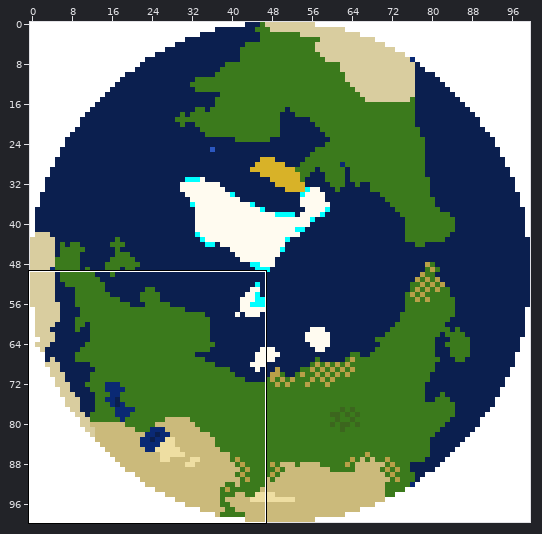
Edited in one commit: sprite sheet (assets/earth.png). Above, an overview of the earlier version with the close-up marked.
Close-up. Earlier state:
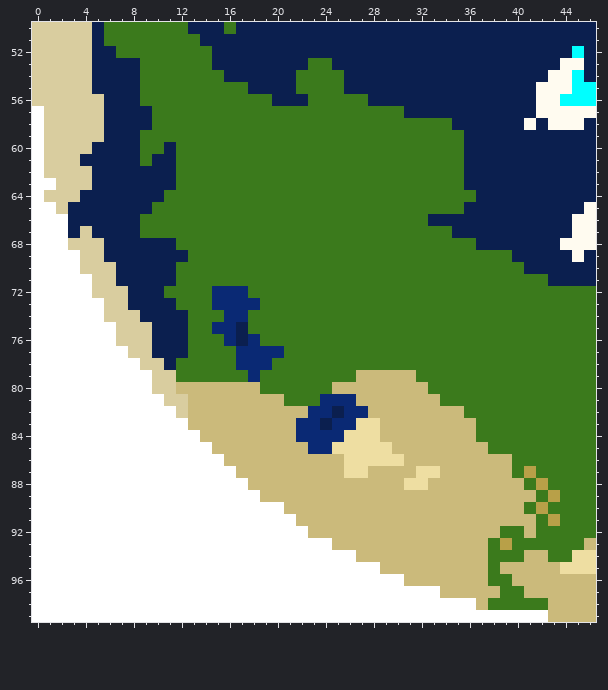
The file is 100x100 pixels. Pixels under 10% opacity are left out. Shown: x 0..46, y 50..99. The commit also changed other parts of the picture, which this record leaves out.
New version:
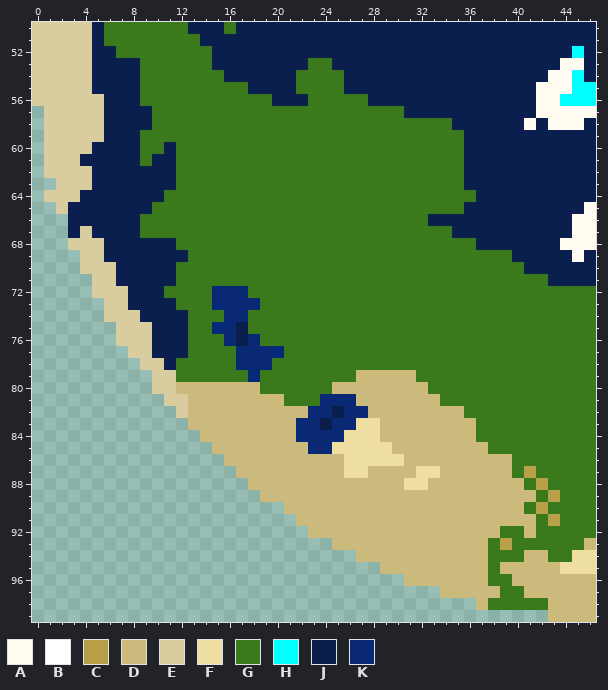
Palette (. is transparent): A #fffbf0  B #ffffff  C #b8a048  D #cbba7b  E #d9cd9f  F #eedea2  G #3b7a1c  H #00ffff  J #0b1f4f  K #0a2974
Change:
@@ x 0..46 @@
  56 EEEEEEJJJGGGGGGGGGGGJJJGGGGGJJJJJJJJJJJJJJAAHHH
- 57 BEEEEEJJJJGGGGGGGGGGGGGGGGGGGGGJJJJJJJJJJJAAAAA
- 58 BEEEEEJJJJGGGGGGGGGGGGGGGGGGGGGGGGGJJJJJJAJAAAJ
- 59 BEEEEEJJJGGGGGGGGGGGGGGGGGGGGGGGGGGGJJJJJJJJJJJ
- 60 BEEEEJJJJGGJGGGGGGGGGGGGGGGGGGGGGGGGJJJJJJJJJJJ
- 61 BEEEJJJJJGJJGGGGGGGGGGGGGGGGGGGGGGGGJJJJJJJJJJJ
- 62 BEEEEJJJJJJJGGGGGGGGGGGGGGGGGGGGGGGGJJJJJJJJJJJ
- 63 BBEEEJJJJJJJGGGGGGGGGGGGGGGGGGGGGGGGJJJJJJJJJJJ
- 64 BEEEJJJJJJJGGGGGGGGGGGGGGGGGGGGGGGGGGJJJJJJJJJJ
- 65 BBEJJJJJJJGGGGGGGGGGGGGGGGGGGGGGGGGGJJJJJJJJJJA
- 66 BBBJJJJJJGGGGGGGGGGGGGGGGGGGGGGGGJJJJJJJJJJJJAA
- 67 BBBJEJJJJGGGGGGGGGGGGGGGGGGGGGGGGGGJJJJJJJJJJAA
- 68 BBBEEEJJJJJJGGGGGGGGGGGGGGGGGGGGGGGGGJJJJJJJAAA
- 69 BBBBEEJJJJJJJGGGGGGGGGGGGGGGGGGGGGGGGGGGJJJJJAJ
- 70 BBBBEEEJJJJJGGGGGGGGGGGGGGGGGGGGGGGGGGGGGJJJJJJ
- 71 BBBBBEEJJJJJGGGGGGGGGGGGGGGGGGGGGGGGGGGGGGGJJJJ
- 72 BBBBBEEEJJJGGGGKKKGGGGGGGGGGGGGGGGGGGGGGGGGGGGG
- 73 BBBBBBEEJJJJGGGKKKKGGGGGGGGGGGGGGGGGGGGGGGGGGGG
- 74 BBBBBBEEEJJJJGGGKKGGGGGGGGGGGGGGGGGGGGGGGGGGGGG
- 75 BBBBBBBEEEJJJGGKKJGGGGGGGGGGGGGGGGGGGGGGGGGGGGG
- 76 BBBBBBBEEEJJJGGGKJKGGGGGGGGGGGGGGGGGGGGGGGGGGGG
- 77 BBBBBBBBEEJJJGGGGKKKKGGGGGGGGGGGGGGGGGGGGGGGGGG
- 78 BBBBBBBBBEEJGGGGGKKKGGGGGGGGGGGGGGGGGGGGGGGGGGG
- 79 BBBBBBBBBBEEGGGGGGKGGGGGGGGDDDDDGGGGGGGGGGGGGGG
- 80 BBBBBBBBBBEEDDDDDDDGGGGGGDDDDDDDDGGGGGGGGGGGGGG
- 81 BBBBBBBBBBBEEDDDDDDDDGGGKKKDDDDDDDGGGGGGGGGGGGG
- 82 BBBBBBBBBBBBEDDDDDDDDDDKKJKKDDDDDDDDGGGGGGGGGGG
- 83 BBBBBBBBBBBBBDDDDDDDDDKKJKKFFDDDDDDDDGGGGGGGGGG
- 84 BBBBBBBBBBBBBBDDDDDDDDKKKKFFFDDDDDDDDGGGGGGGGGG
- 85 BBBBBBBBBBBBBBBDDDDDDDDKKFFFFFDDDDDDDDGGGGGGGGG
- 86 BBBBBBBBBBBBBBBBDDDDDDDDDDFFFFFDDDDDDDDDGGGGGGG
- 87 BBBBBBBBBBBBBBBBBDDDDDDDDDFFDDDDFFDDDDDDGCGGGGG
- 88 BBBBBBBBBBBBBBBBBBDDDDDDDDDDDDDFFDDDDDDDDGCGGGG
- 89 BBBBBBBBBBBBBBBBBBBDDDDDDDDDDDDDDDDDDDDDDDGCGGG
- 90 BBBBBBBBBBBBBBBBBBBBBDDDDDDDDDDDDDDDDDDDDGCGGGG
- 91 BBBBBBBBBBBBBBBBBBBBBBDDDDDDDDDDDDDDDDDDDDGCGGG
- 92 BBBBBBBBBBBBBBBBBBBBBBBDDDDDDDDDDDDDDDDGGDGGGGG
- 93 BBBBBBBBBBBBBBBBBBBBBBBBBDDDDDDDDDDDDDGCGGGGGGD
- 94 BBBBBBBBBBBBBBBBBBBBBBBBBBBDDDDDDDDDDDGGGDDGGFF
- 95 BBBBBBBBBBBBBBBBBBBBBBBBBBBBBDDDDDDDDDGDDDDDFFF
- 96 BBBBBBBBBBBBBBBBBBBBBBBBBBBBBBBDDDDDDDGGDDDDDDD
- 97 BBBBBBBBBBBBBBBBBBBBBBBBBBBBBBBBBBDDDDDGGDDDDDD
- 98 BBBBBBBBBBBBBBBBBBBBBBBBBBBBBBBBBBBBBDGGGGGDDDD
- 99 BBBBBBBBBBBBBBBBBBBBBBBBBBBBBBBBBBBBBBBBBBBDDDD
+ 57 .EEEEEJJJJGGGGGGGGGGGGGGGGGGGGGJJJJJJJJJJJAAAAA
+ 58 .EEEEEJJJJGGGGGGGGGGGGGGGGGGGGGGGGGJJJJJJAJAAAJ
+ 59 .EEEEEJJJGGGGGGGGGGGGGGGGGGGGGGGGGGGJJJJJJJJJJJ
+ 60 .EEEEJJJJGGJGGGGGGGGGGGGGGGGGGGGGGGGJJJJJJJJJJJ
+ 61 .EEEJJJJJGJJGGGGGGGGGGGGGGGGGGGGGGGGJJJJJJJJJJJ
+ 62 .EEEEJJJJJJJGGGGGGGGGGGGGGGGGGGGGGGGJJJJJJJJJJJ
+ 63 ..EEEJJJJJJJGGGGGGGGGGGGGGGGGGGGGGGGJJJJJJJJJJJ
+ 64 .EEEJJJJJJJGGGGGGGGGGGGGGGGGGGGGGGGGGJJJJJJJJJJ
+ 65 ..EJJJJJJJGGGGGGGGGGGGGGGGGGGGGGGGGGJJJJJJJJJJA
+ 66 ...JJJJJJGGGGGGGGGGGGGGGGGGGGGGGGJJJJJJJJJJJJAA
+ 67 ...JEJJJJGGGGGGGGGGGGGGGGGGGGGGGGGGJJJJJJJJJJAA
+ 68 ...EEEJJJJJJGGGGGGGGGGGGGGGGGGGGGGGGGJJJJJJJAAA
+ 69 ....EEJJJJJJJGGGGGGGGGGGGGGGGGGGGGGGGGGGJJJJJAJ
+ 70 ....EEEJJJJJGGGGGGGGGGGGGGGGGGGGGGGGGGGGGJJJJJJ
+ 71 .....EEJJJJJGGGGGGGGGGGGGGGGGGGGGGGGGGGGGGGJJJJ
+ 72 .....EEEJJJGGGGKKKGGGGGGGGGGGGGGGGGGGGGGGGGGGGG
+ 73 ......EEJJJJGGGKKKKGGGGGGGGGGGGGGGGGGGGGGGGGGGG
+ 74 ......EEEJJJJGGGKKGGGGGGGGGGGGGGGGGGGGGGGGGGGGG
+ 75 .......EEEJJJGGKKJGGGGGGGGGGGGGGGGGGGGGGGGGGGGG
+ 76 .......EEEJJJGGGKJKGGGGGGGGGGGGGGGGGGGGGGGGGGGG
+ 77 ........EEJJJGGGGKKKKGGGGGGGGGGGGGGGGGGGGGGGGGG
+ 78 .........EEJGGGGGKKKGGGGGGGGGGGGGGGGGGGGGGGGGGG
+ 79 ..........EEGGGGGGKGGGGGGGGDDDDDGGGGGGGGGGGGGGG
+ 80 ..........EEDDDDDDDGGGGGGDDDDDDDDGGGGGGGGGGGGGG
+ 81 ...........EEDDDDDDDDGGGKKKDDDDDDDGGGGGGGGGGGGG
+ 82 ............EDDDDDDDDDDKKJKKDDDDDDDDGGGGGGGGGGG
+ 83 .............DDDDDDDDDKKJKKFFDDDDDDDDGGGGGGGGGG
+ 84 ..............DDDDDDDDKKKKFFFDDDDDDDDGGGGGGGGGG
+ 85 ...............DDDDDDDDKKFFFFFDDDDDDDDGGGGGGGGG
+ 86 ................DDDDDDDDDDFFFFFDDDDDDDDDGGGGGGG
+ 87 .................DDDDDDDDDFFDDDDFFDDDDDDGCGGGGG
+ 88 ..................DDDDDDDDDDDDDFFDDDDDDDDGCGGGG
+ 89 ...................DDDDDDDDDDDDDDDDDDDDDDDGCGGG
+ 90 .....................DDDDDDDDDDDDDDDDDDDDGCGGGG
+ 91 ......................DDDDDDDDDDDDDDDDDDDDGCGGG
+ 92 .......................DDDDDDDDDDDDDDDDGGDGGGGG
+ 93 .........................DDDDDDDDDDDDDGCGGGGGGD
+ 94 ...........................DDDDDDDDDDDGGGDDGGFF
+ 95 .............................DDDDDDDDDGDDDDDFFF
+ 96 ...............................DDDDDDDGGDDDDDDD
+ 97 ..................................DDDDDGGDDDDDD
+ 98 .....................................DGGGGGDDDD
+ 99 ...........................................DDDD
